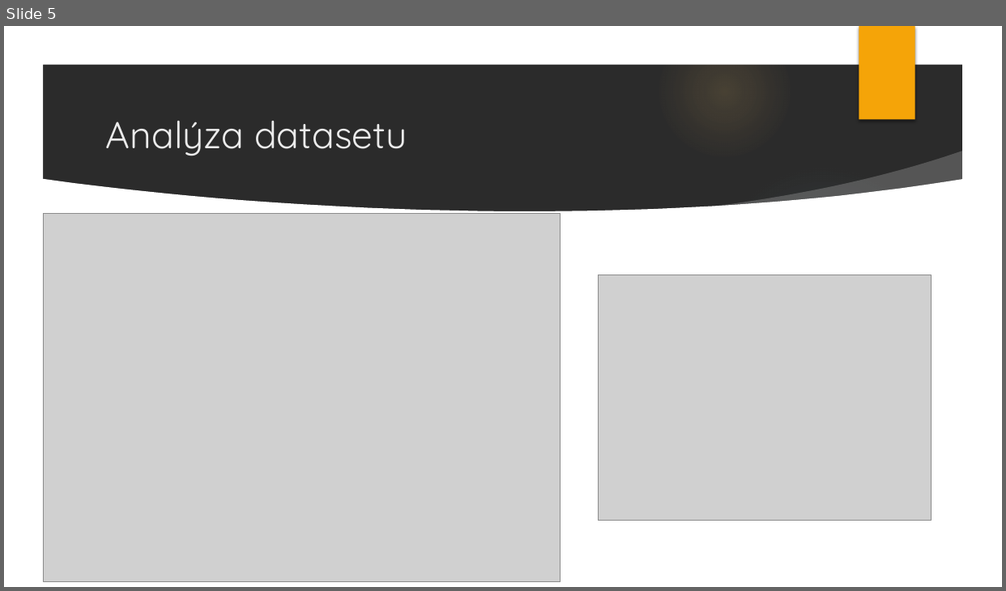
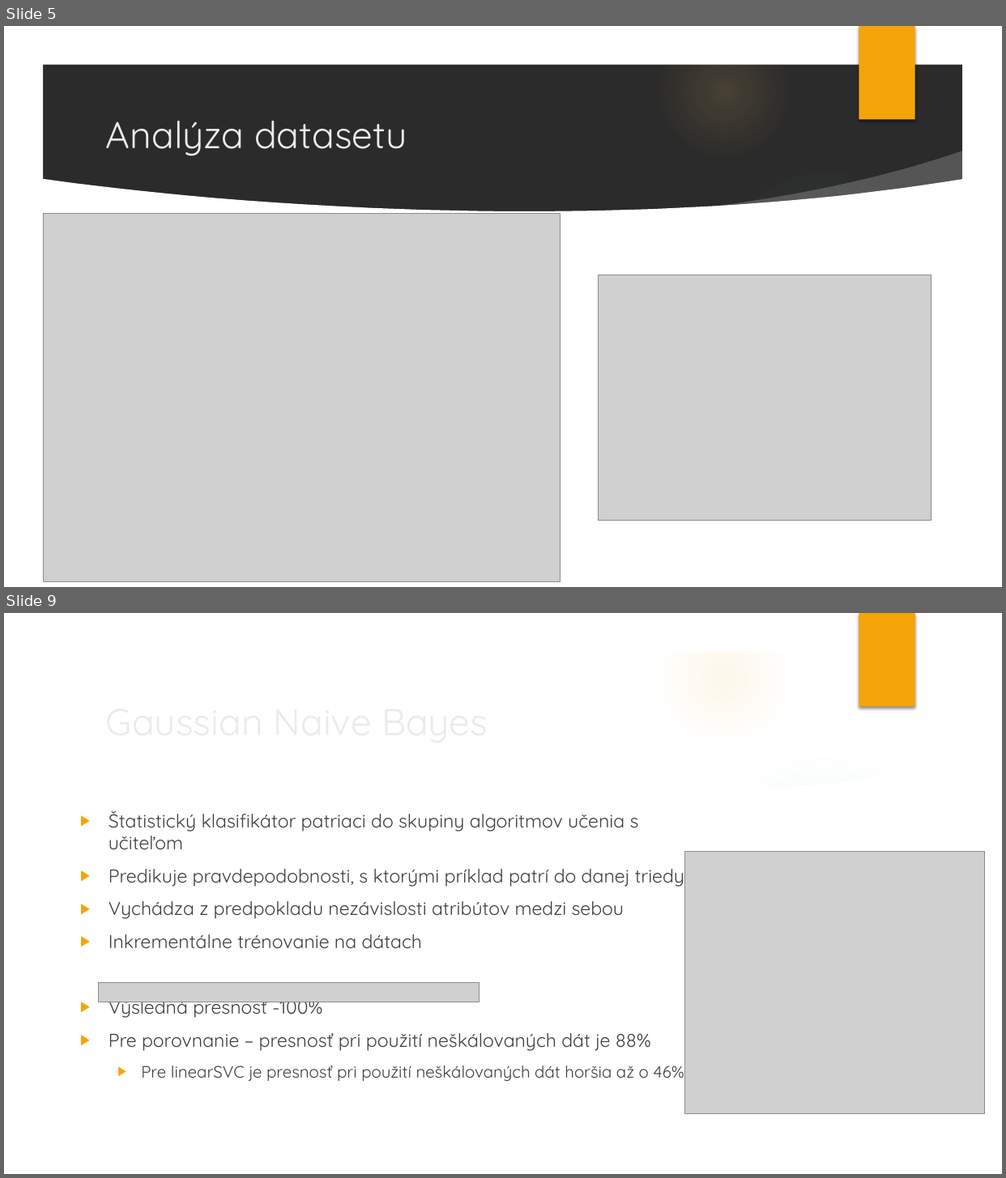
Before and after one commit to adamzv/Zverka_NS2021, a slide deck: zverka_stars_classification.pptx. Shown one above the other, each under a label of ours: slide 5 before the commit, slides 5 and 9 after it; the slides between them are not shown. The pictures are 1006x591 and 1006x1178 pixels, drawn with LibreOffice and Linux fonts; fonts in the diff are those of the drawing; grey boxes stand for pictures; background and template pictures are left out; a plain dark background stands for a picture behind light text. Boxes give left, top, right and bottom in pixels: in the first picture for what was removed or moved away, otherwise in the second. Text is boxed around its words. In the diff, an @@ line names an element or a change of style, - is before the commit and + after.

```diff
--- a/zverka_stars_classification.pptx
+++ b/zverka_stars_classification.pptx
@@ slide 9 added at (4, 613, 1002, 1174), background picture (left out); not listed: 10 template elements that a slide beside it also shows @@
@@ title added at (98, 691, 816, 751), 36 pt, text #EBEBEB @@
+Gaussian Naive Bayes
@@ text added at (108, 811, 685, 1081), 18 pt, text #404040 @@
+▶ Štatistický klasifikátor patriaci do skupiny algoritmov učenia s učiteľom
+▶ Predikuje pravdepodobnosti, s ktorými príklad patrí do danej triedy
+▶ Vychádza z predpokladu nezávislosti atribútov medzi sebou
+▶ Inkrementálne trénovanie na dátach
+▶ Výsledná presnosť -100%
+▶ Pre porovnanie – presnosť pri použití neškálovaných dát je 88%
+  ▶ Pre linearSVC je presnosť pri použití neškálovaných dát horšia až o 46%
@@ picture added at (684, 851, 984, 1114) @@
@@ picture added at (98, 983, 479, 1003) @@
```
Also in this commit, not shown: 4 slides changed, 3 other slides added, 2 slides removed.
